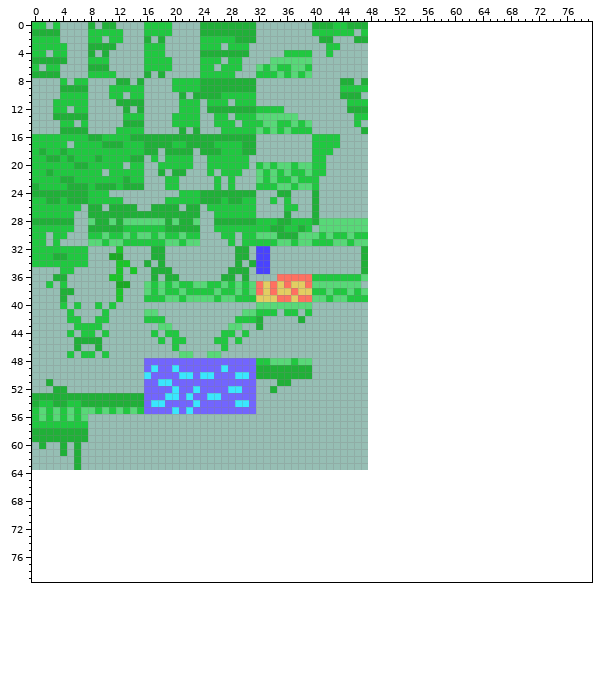
Two versions of one sprite sheet, 02-Bubble/images/walls_green.png. The first picture shows the starting point.
The file is 48x64 pixels. The old version is drawn lined up with the new one, on the new canvas.
After the commit:
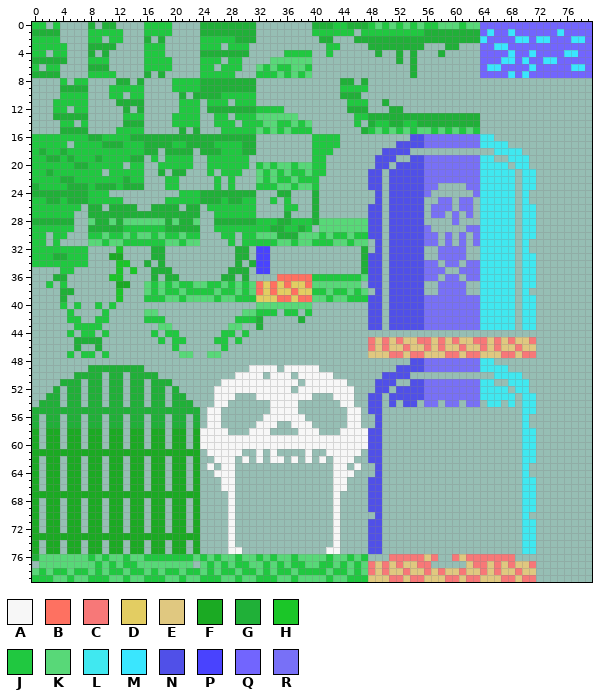
Palette (. is transparent): A #f7f7f7  B #fe7161  C #f77878  D #e3cd62  E #e0c880  F #1baa23  G #20b038  H #1bc628  J #20c840  K #58d878  L #40e8f0  M #3ae6fe  N #5050e8  P #4943fe  Q #7265fe  R #7870f7
The edit:
canvas 48x64 -> 80x80
Changed rows in their new state; - is an unchanged pixel.
first column x 48:
 0 JKJKJKJKJJKKKJKKQQQQQQQQQQQQQQQQ
 1 JJJJJJJJGGGGGGGGQMQQMQQQQQQMQQQQ
 2 GGGGGGGGGGGGGGGGMQQQQMMQMMQQQMMQ
 3 GGGGGGGG---GG---QQMMQQQQQQQQQQQQ
 4 -G--G-G---G-----QQQQMQQMQQQQMMQQ
 5 ----G-G---------QQQMMQMQQMMQQQQQ
 6 ------G---------QMMQQQQMQQQQQMMQ
 7 ------G---------QQQQMQMQQQQQQQQQ
first column x 0:
11 --------------------------------------------------G---------------------
12 ---------------------------------------------------GG-------------------
13 ------------------------------------------------GGGGGGGGGGGGGGGG--------
14 ------------------------------------------------GJJGGJJGGGGGGGGG--------
15 ------------------------------------------------JKJKJKJKKJKJKJKJ--------
16 ------------------------------------------------------NNRRRRRRRRLL------
17 ----------------------------------------------------NNNNRRRRRRRRLLLL----
18 --------------------------------------------------NNNN------------LLLL--
19 -------------------------------------------------NNN--NNRRRRRRRRLL--LLL-
20 -------------------------------------------------NN-NNNNRRRRRRRRLLLL-LL-
21 ------------------------------------------------NN-NNNNNRRRRRRRRLLLLL-LL
22 ------------------------------------------------NN-NNNNNRRRRRRRRLLLLL-LL
23 ------------------------------------------------NN-NNNNNRR----RRLLLLL-LL
24 -------------------------------------------------N-NNNNNR------RLLLLL-L-
25 -------------------------------------------------N-NNNNN--RR-RR-LLLLL-L-
26 ------------------------------------------------NN-NNNNN-RRR-RR-LLLLL-LL
27 ------------------------------------------------NN-NNNNN-RR-R-R-LLLLL-LL
28 ------------------------------------------------NN-NNNNN----R---LLLLL-LL
29 ------------------------------------------------NN-NNNNNR-----RRLLLLL-LL
30 ------------------------------------------------NN-NNNNNRR-R-R-RLLLLL-LL
31 -------------------------------------------------N-NNNNNRR-R-R-RLLLLL-L-
32 -------------------------------------------------N-NNNNN--RRRR--LLLLL-L-
33 ------------------------------------------------NN-NNNNN--RRRR--LLLLL-LL
34 ------------------------------------------------NN-NNNNNRR-RR-RRLLLLL-LL
35 ------------------------------------------------NN-NNNNNRRR--RRRLLLLL-LL
36 ------------------------------------------------NN-NNNNNRR-RR-RRLLLLL-LL
37 ------------------------------------------------NN-NNNNN--RRRR--LLLLL-LL
38 -------------------------------------------------N-NNNNN--RRRR--LLLLL-L-
39 ------------------------------------------------NN-NNNNNRRRRRRRRLLLLL-LL
40 ------------------------------------------------NN-NNNNNRRRRRRRRLLLLL-LL
41 ------------------------------------------------NN-NNNNNRRRRRRRRLLLLL-LL
42 ------------------------------------------------NN-NNNNNRRRRRRRRLLLLL-LL
43 ------------------------------------------------NN-NNNNNRRRRRRRRLLLLL-LL
45 ------------------------------------------------CECECEECCECECEECCECECEEC
46 ------------------------------------------------CECEECEECECEECEECECEECEE
47 ------------------------------------------------EEECCECCEEECCECCEEECCECC
48 ----------------........................--------------NNRRRRRRRRLL------
49 --------GGGGGGGG...............AAAA.AAAAA-----------NNNNRRRRRRRRLLLL----
50 ------GGGG-GG-GGGG...........AAAA.AAA.AAAAA-------NNNN------------LLLL--
51 --.-GGG-GG-GG-GG.GGG.......AAAAAAAAAAA-AAAAAA----NNN--NNRRRRRRRRLL--LLL-
52 ----.GG-GG-GG-GG.GG.G.....AAAAAAAAAAA-AAAAAAAA---NN-NNNNRRRRRRRRLLLL-LL-
53 ..--.--.--.--.--.GG.GG....AAA...AAAAAAAA---AAA--NN-NNNNNRRRRRRRRLLLLL-LL
54 .GG-.GG.--.--.--.GG.GGG...AA....--AAAA------AA--NN-N-NN-RR-RR-RR-LL-L-LL
55 GGGGGGGGGGGGGGGGGGGGGGGG.AA.....--AAAA-------AA-NN--------------------LL
56 G.GG.GG.GG-GG-GG-GG-GG-G-AA------AAAAAA------AA--N--------------------L-
57 G.GG.GG.GG-GG-GG-GG-GG-G-AA-----AAA--AAA-----AA--N--------------------L-
58 F.FF.FF.FF-FF-FF-FF-FF-FAAAA---AAA----AAA---AAAANN--------------------LL
59 F.FF.FF.FF-FF-FF-FF-FF-FAAAAAAAAAAAAAAAAAAAAAAAANN--------------------LL
60 F.FF.FF-FF-FF-FF-FF-FF-FAAAAAAAAAAAAAAAAAAAAAAAANN--------------------LL
61 FFFFFFFFFFFFFFFFFFFFFFFF-AAAAA--A-A----A--AAAAA-NN--------------------LL
62 F-FF-FF-FF-FF-FF-FF-FF-F--AAA-A-A-AA-A-A-A-AAA--NN--------------------LL
63 F-FF-FF-FF-FF-FF-FF-FF-F-A-AA--------------AA-A--N--------------------L-
64 F-FF-FF-FF-FF-FF-FF-FF-F--AAA--------------AAA---N--------------------L-
65 F-FF-FF-FF-FF-FF-FF-FF-F---AA--------------AA---NN--------------------LL
66 F-FF-FF-FF-FF-FF-FF-FF-F---AA--------------AA---NN--------------------LL
67 FFFFFFFFFFFFFFFFFFFFFFFF----A--------------A----NN--------------------LL
68 F-FF-FF-FF-FF-FF-FF-FF-F----A--------------A----NN--------------------LL
69 F-FF-FF-FF-FF-FF-FF-FF-F----A--------------A----NN--------------------LL
70 F-FF-FF-FF-FF-FF-FF-FF-F----A--------------A-----N--------------------L-
71 F-FF-FF-FF-FF-FF-FF-FF-F----A--------------A----NN--------------------LL
72 F-FF-FF-FF-FF-FF-FF-FF-F----A--------------A----NN--------------------LL
73 FFFFFFFFFFFFFFFFFFFFFFFF----A--------------A----NN--------------------LL
74 F-FF-FF-FF-FF-FF-FF-FF-F----A--------------A----NN--------------------LL
75 F-FF-FF-FF-FF-FF-FF-FF-F----AA------------AA----NN--------------------LL
76 GKKKKKKKJKJKKJKKJJJJJJJKJKJKKJKKJKJKKJKKKKJKKJKJ---CCCCCEC--CECCCCCCC---
77 -KKKKKKKKJKJKJJKKKKKKKK-KJKJKJJKKJKJKJJKKJJKJKJKCECECEECC-----ECCECECEEC
78 KJKJJKJJKJKJJKJJKJKJJKJJKJKJJKJJKJKJJKJJJJKJJKJKCECEECEECECEECEECECEECEE
79 JJJKKJKKJJJKKJKKJJJKKJKKJJJKKJKKJJJKKJKKKKJKKJJJEEECCECCEEECCECCEEECCECC
